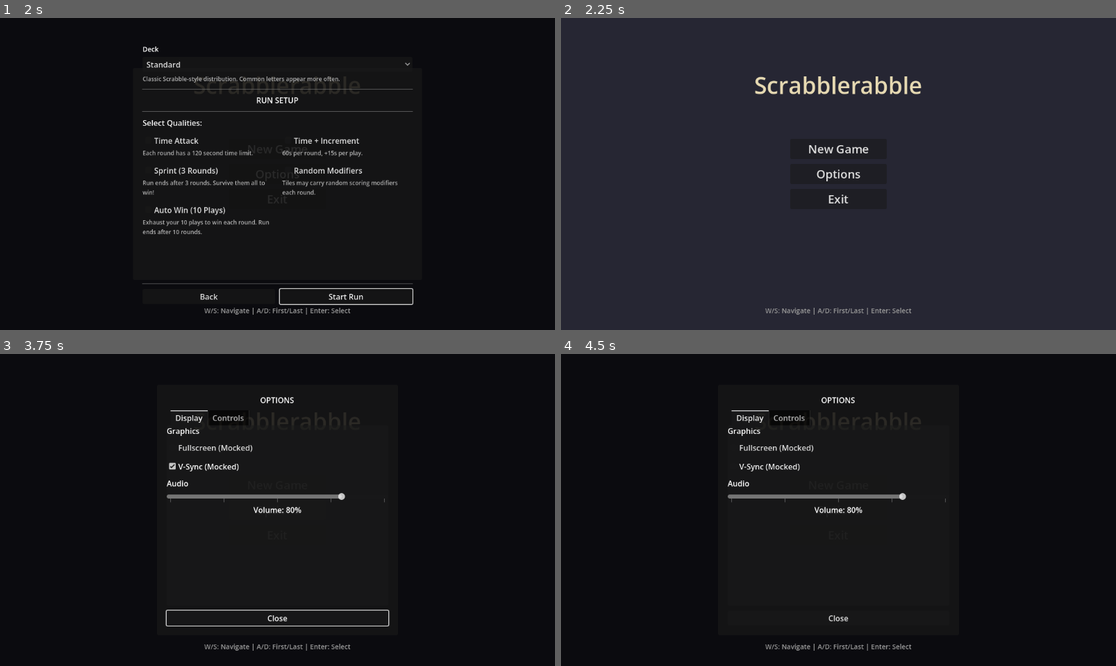
Above: before the commit, frames 1-4 (two rows, left to right).
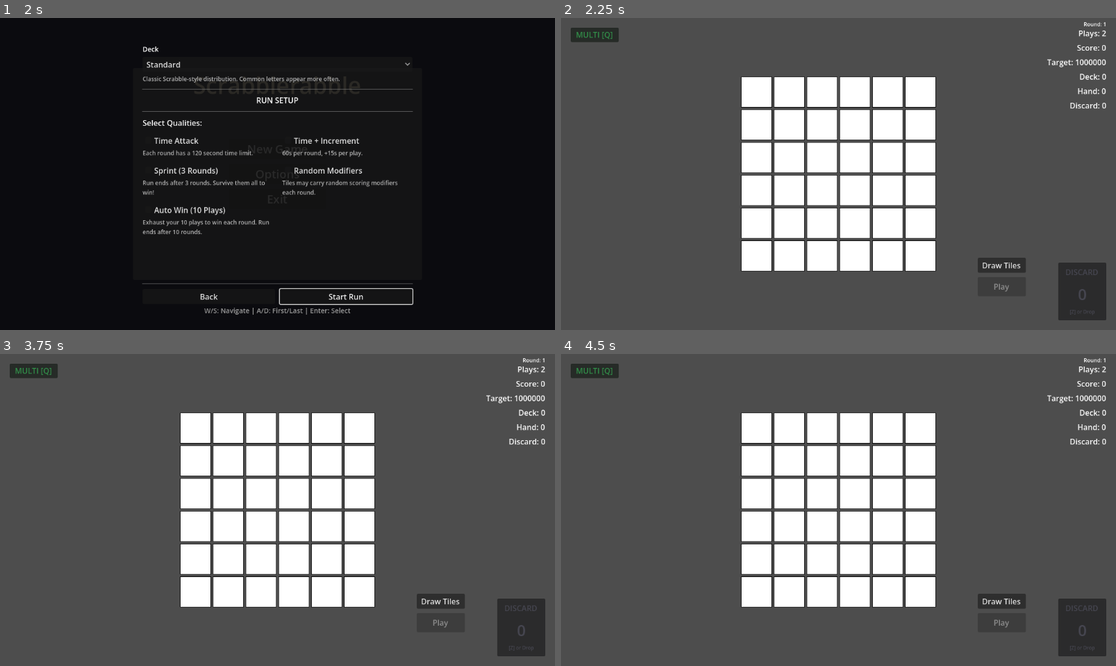
Above: after the commit, the same moments.

Repository: rcmilan/godot-scrabblerabble
Game: Godot game, scene res://scenes/title_screen/title_screen.tscn
The game is run twice, just before and just after one commit, with the same random seed, the same clock (stepped at 60 frames per second) and the same inputs.
Inputs (mouse positions are in pixels of both pictures, inside the frame that each line leads up to):
- Up to frame 1 (2 s): click "New Game" at 0.5 s; click "New Game" at 1.25 s
- Up to frame 2 (2.25 s): click "Start Run" at 2 s
- Up to frame 3 (3.75 s): click (438, 600) at 2.75 s, where only the run after the commit has a clickable "Draw Tiles"; click (277, 510) at 3.5 s, where only the run before the commit has a clickable "Options"
- Up to frame 4 (4.5 s): click (838, 466) at 4.25 s, where only the run before the commit has a clickable "V-Sync (Mocked)"

Frame 1 is identical in both runs. In frame 2, 96% of the frame differs, in the area x 0-100%, y 0-100%; in frame 3, 99%; in frame 4, 99%.
Error before the commit: Parse Error: Too many arguments for "start_run()" call. Expected at most 2 but received 3. (res://autoload/run_manager.gd:53)
Error after the commit: Invalid assignment of property or key 'max_hand_size' with value of type 'int' on a base object of type 'Control (Hand)'. (res://autoload/hand_manager.gd:197)

Commit message:
fix: resolve critical integration issues in hand system
- RunManager: Remove hand_size parameter from RunState.start_run() call
- RunManager: Remove hand_size reference from initialization debug print
- HandFanLayout: Fix signal cleanup race by disconnecting signals before validity check
- Hand: Add is_full() method for hand capacity checks
- MainHUD: Check hand capacity in draw button state logic

Co-Authored-By: Claude Haiku 4.5 <noreply@anthropic.com>

Diff:
--- a/autoload/run_manager.gd
+++ b/autoload/run_manager.gd
@@ -50,7 +50,7 @@
 
 	# Set up RunState from the Run config
 	run_state = RunState.new()
-	run_state.start_run(run.plays_per_round, run.hand_size, run.bag_config)
+	run_state.start_run(run.plays_per_round, run.bag_config)
 
 	# Apply quality modifications to run state
 	for quality in run.qualities:
@@ -65,8 +65,8 @@
 	# Connect quality lifecycle signals
 	_connect_quality_signals()
 
-	print("[RunManager] Run initialized from builder - Plays/round: %d | Hand: %d | Qualities: %d" % [
-		run_state.plays_per_round, run_state.hand_size, run.qualities.size()
+	print("[RunManager] Run initialized from builder - Plays/round: %d | Qualities: %d" % [
+		run_state.plays_per_round, run.qualities.size()
 	])
 
 
--- a/scenes/hand/hand.gd
+++ b/scenes/hand/hand.gd
@@ -149,6 +149,11 @@
 	return get_tile_count() == 0
 
 
+## Returns true if the hand is at maximum capacity.
+func is_full() -> bool:
+	return get_tile_count() >= HandManager.STARTING_HAND_SIZE
+
+
 ## Reorders tiles in the hand based on a comparator callable.
 ## The comparator should return true if tile_i should come after tile_j.
 func sort_tiles(comparator: Callable) -> void:
--- a/scenes/ui/main_hud/main_hud.gd
+++ b/scenes/ui/main_hud/main_hud.gd
@@ -234,7 +234,7 @@
 	if _draw_button_blocked:
 		draw_button.disabled = true
 		return
-	draw_button.disabled = TileBag.is_empty()
+	draw_button.disabled = TileBag.is_empty() or HandManager.is_hand_full()
 
 
 # === Public API ===
--- a/scripts/animation/hand/hand_fan_layout.gd
+++ b/scripts/animation/hand/hand_fan_layout.gd
@@ -178,25 +178,25 @@
 	_managed_tiles.erase(tile)
 	_kill_tween(tile)
 
+	# Disconnect signals FIRST (safe even for invalid tiles)
+	if _tile_callbacks.has(tile):
+		var cbs = _tile_callbacks[tile]
+		# Only try to disconnect if tile is still valid
+		if is_instance_valid(tile):
+			if tile.mouse_entered.is_connected(cbs["entered"]):
+				tile.mouse_entered.disconnect(cbs["entered"])
+			if tile.mouse_exited.is_connected(cbs["exited"]):
+				tile.mouse_exited.disconnect(cbs["exited"])
+		_tile_callbacks.erase(tile)
+
 	if not is_instance_valid(tile):
 		if _hovered_tile == tile:
 			_hovered_tile = null
-		if _tile_callbacks.has(tile):
-			_tile_callbacks.erase(tile)
 		return
 
 	tile.external_scale_management = false
 	tile.scale = Tile.SELECTED_SCALE if tile.is_selected else Tile.NORMAL_SCALE
 	tile.z_index = 0
-
-	# Use stored callbacks for safe disconnection (avoids Callable recreation)
-	if _tile_callbacks.has(tile):
-		var cbs = _tile_callbacks[tile]
-		if tile.mouse_entered.is_connected(cbs["entered"]):
-			tile.mouse_entered.disconnect(cbs["entered"])
-		if tile.mouse_exited.is_connected(cbs["exited"]):
-			tile.mouse_exited.disconnect(cbs["exited"])
-		_tile_callbacks.erase(tile)
 
 	if _hovered_tile == tile:
 		_hovered_tile = null
